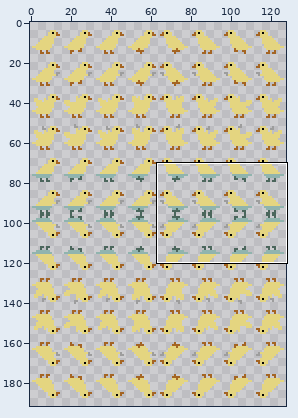
Edited in one commit: sprite sheet (Duckeon/Images/duck.png). The first picture is a wide view before the edit; the outline marks the close-up.
Close-up. The starting point:
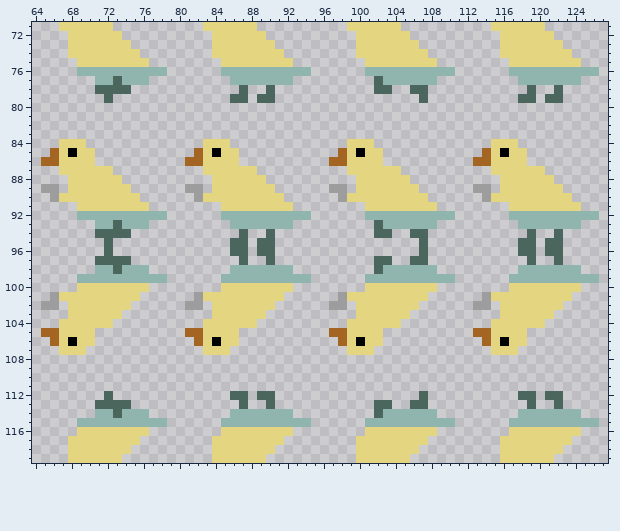
The file is 128x192 pixels. Shown: x 64..127, y 71..119. The commit also changed other parts of the picture, which this record leaves out.
The same view after the edit:
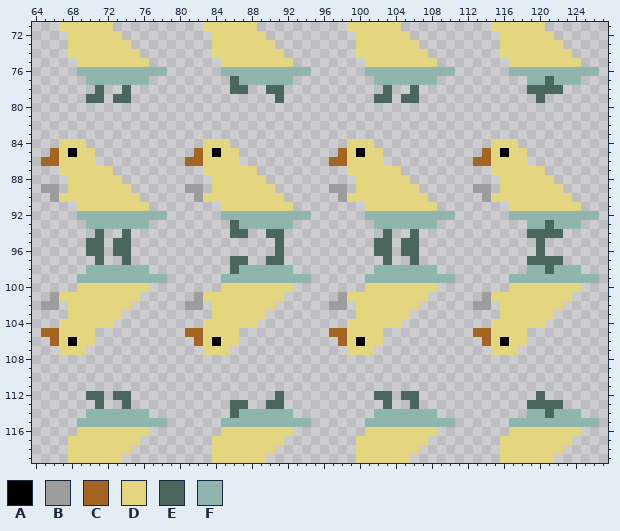
Palette (. is transparent): A #000000  B #9d9d9d  C #a46422  D #e4d580  E #4b665c  F #90b4ae
Difference:
@@ x 64..127 @@
  76 .....FFFFFFFFFF......FFFFFFFFFF......FFFFFFFFFF......FFFFFFFFFF.
- 77 .......FFEFFF.........FFFFFFF.........EFFFFFF.........FFFFFFF...
- 78 .......EEEE............E..E...........EE..EE...........E..E.....
- 79 ........E.............EE.EE................E..........EE.EE.....
+ 77 ......FFFFFFF.........EFFFFFF.........FFFFFFF..........FFEFFF...
+ 78 .......E..E...........EE..EE...........E..E............EEEE.....
+ 79 ......EE.EE................E..........EE.EE.............E.......
  80 ................................................................
@@ x 64..127 @@
  92 .....FFFFFFFFFF......FFFFFFFFFF......FFFFFFFFFF......FFFFFFFFFF.
- 93 .......FFEFFF.........FFFFFFF.........EFFFFFF.........FFFFFFF...
- 94 .......EEEE............E..E...........EE..EE...........E..E.....
- 95 ........E.............EE.EE................E..........EE.EE.....
- 96 ........E.............EE.EE................E..........EE.EE.....
- 97 .......EEEE............E..E...........EE..EE...........E..E.....
- 98 .......FFEFFF.........FFFFFFF.........EFFFFFF.........FFFFFFF...
+ 93 ......FFFFFFF.........EFFFFFF.........FFFFFFF..........FFEFFF...
+ 94 .......E..E...........EE..EE...........E..E............EEEE.....
+ 95 ......EE.EE................E..........EE.EE.............E.......
+ 96 ......EE.EE................E..........EE.EE.............E.......
+ 97 .......E..E...........EE..EE...........E..E............EEEE.....
+ 98 ......FFFFFFF.........EFFFFFF.........FFFFFFF..........FFEFFF...
  99 .....FFFFFFFFFF......FFFFFFFFFF......FFFFFFFFFF......FFFFFFFFFF.
@@ x 64..127 @@
 111 ................................................................
-112 ........E.............EE.EE................E..........EE.EE.....
-113 .......EEEE............E..E...........EE..EE...........E..E.....
-114 .......FFEFFF.........FFFFFFF.........EFFFFFF.........FFFFFFF...
+112 ......EE.EE................E..........EE.EE.............E.......
+113 .......E..E...........EE..EE...........E..E............EEEE.....
+114 ......FFFFFFF.........EFFFFFF.........FFFFFFF..........FFEFFF...
 115 .....FFFFFFFFFF......FFFFFFFFFF......FFFFFFFFFF......FFFFFFFFFF.
